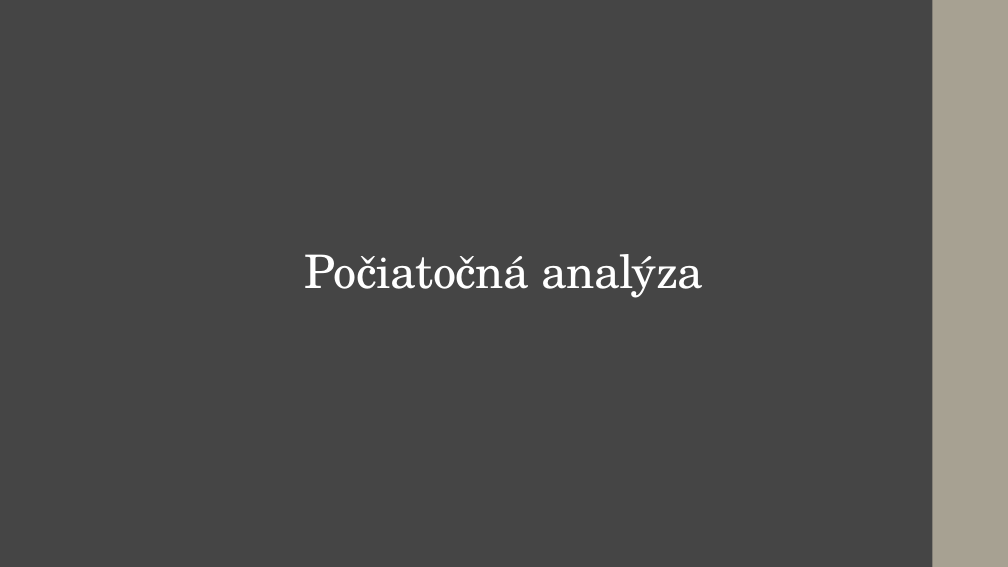
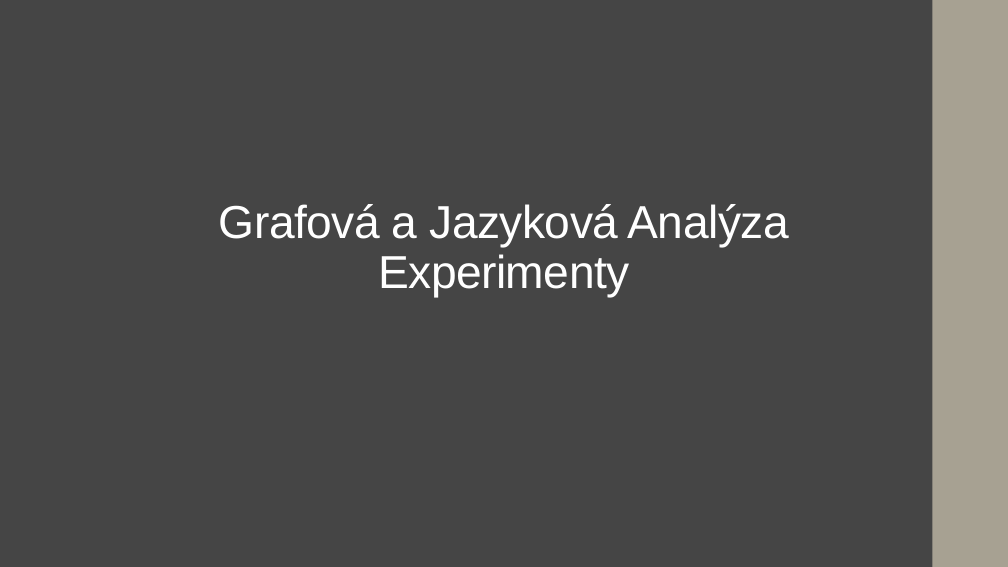
Before and after one commit to Nemeth03/Masters-Thesis, a slide deck: slide 11 of ProjektovySeminar.pptx (slide 9 before the commit). Drawn at 1008x567 pixels with LibreOffice and Linux fonts; fonts in the diff are those of the drawing. Boxes give left, top, right and bottom in pixels: in the first picture for what was removed or moved away, otherwise in the second. Text is boxed around its words. In the diff, an @@ line names an element or a change of style, - is before the commit and + after.

```diff
--- a/ProjektovySeminar.pptx
+++ b/ProjektovySeminar.pptx
@@ title at (x1=219, y1=204, x2=789, y2=298): text changed; font TeX Gyre Schola to Arial @@
-Počiatočná analýza
+Grafová a Jazyková Analýza
+Experimenty
```
Also in this commit, not shown: 4 other slides changed, 4 slides added, 2 slides removed.
